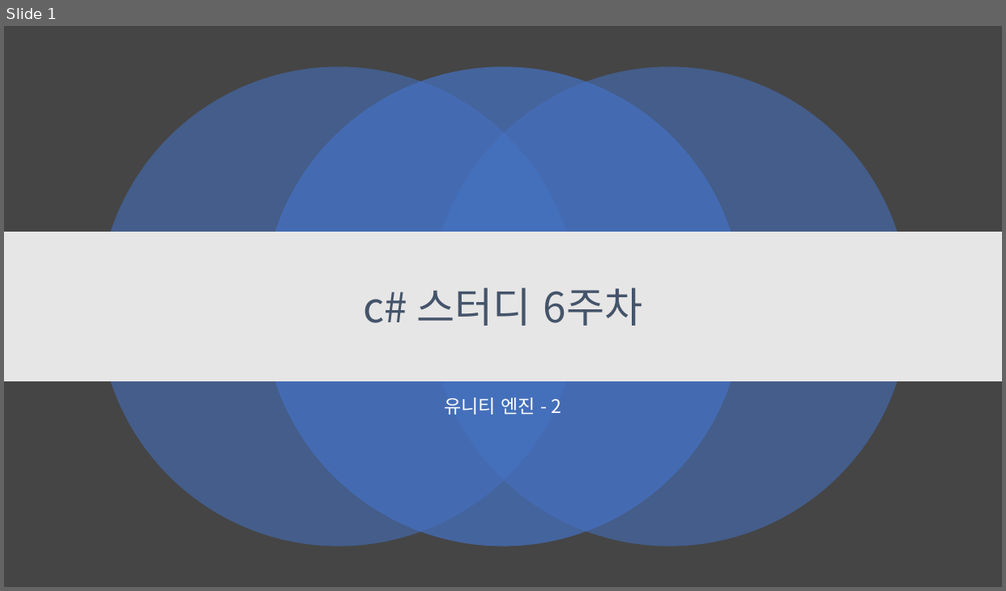
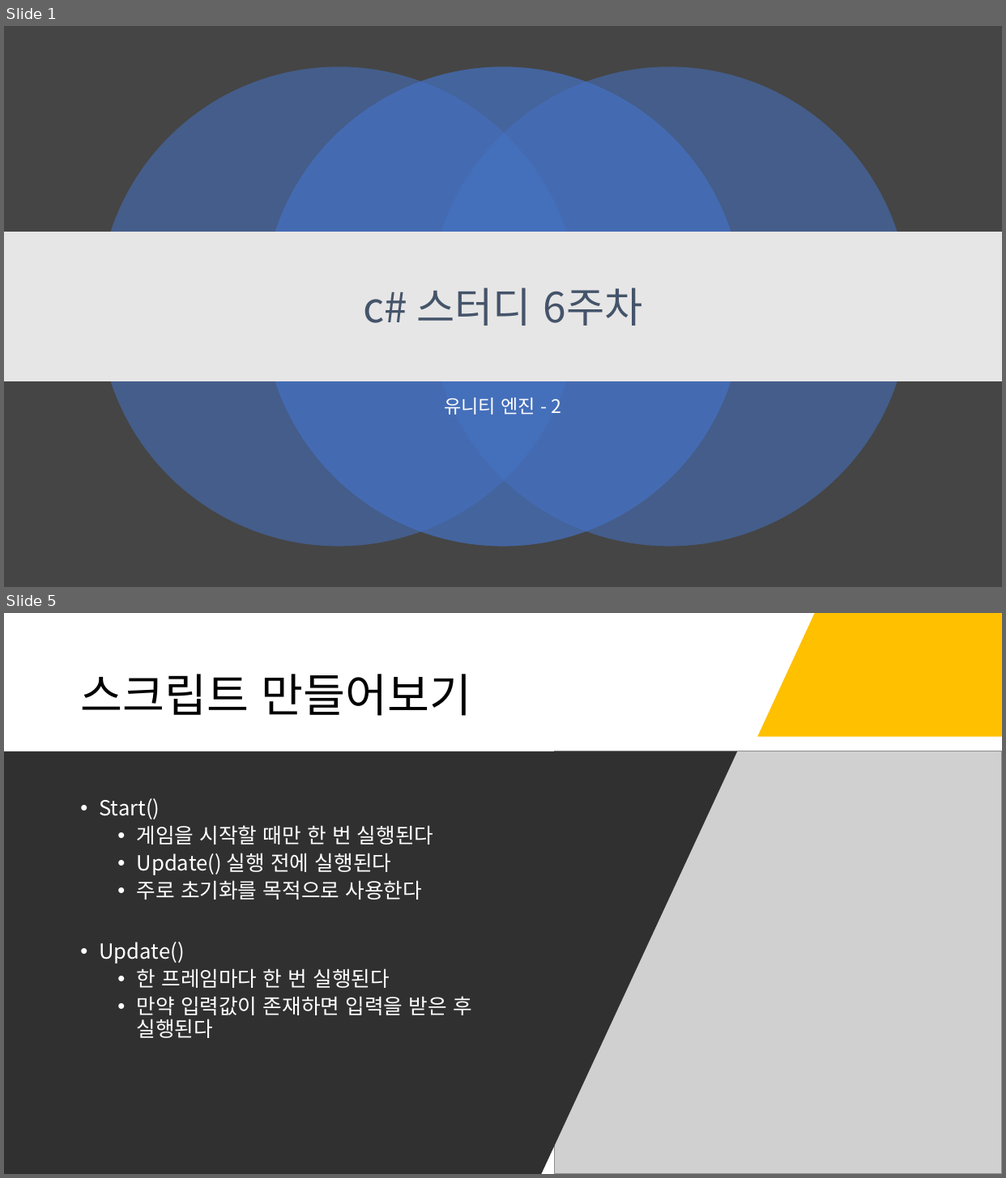
Before and after one commit to kjh99660/Study_powerpoint, a slide deck: C#스터디/c# 스터디 6주 차.pptx. Shown one above the other, each under a label of ours: slide 1 before the commit, slides 1 and 5 after it; the slides between them are not shown. The pictures are 1006x591 and 1006x1178 pixels, drawn with LibreOffice and Linux fonts; fonts in the diff are those of the drawing; grey boxes stand for pictures. Boxes give left, top, right and bottom in pixels: in the first picture for what was removed or moved away, otherwise in the second. Text is boxed around its words. In the diff, an @@ line names an element or a change of style, - is before the commit and + after.

```diff
--- a/C#스터디/c# 스터디 6주 차.pptx
+++ b/C#스터디/c# 스터디 6주 차.pptx
@@ slide 5 added at box(4, 613, 1002, 1174), background #000000 @@
@@ rectangle added at box(4, 613, 1002, 1174), fill #FFFFFF @@
@@ freeform shape added at box(758, 613, 1002, 736), fill #FFC000 @@
@@ title added at box(80, 674, 472, 716), 44 pt, text #000000 @@
+스크립트 만들어보기
@@ freeform shape added at box(4, 752, 738, 1174), fill #303030 @@
@@ picture added at box(555, 752, 1002, 1174) @@
@@ text added at box(99, 798, 472, 1038), 20 pt, text #FFFFFF @@
+• Start()
+  • 게임을 시작할 때만 한 번 실행된다
+  • Update() 실행 전에 실행된다
+  • 주로 초기화를 목적으로 사용한다
+• Update()
+  • 한 프레임마다 한 번 실행된다
+  • 만약 입력값이 존재하면 입력을 받은 후 실행된다
```
Also in this commit, not shown: 16 other slides added, 1 slide removed, 1 other file.
